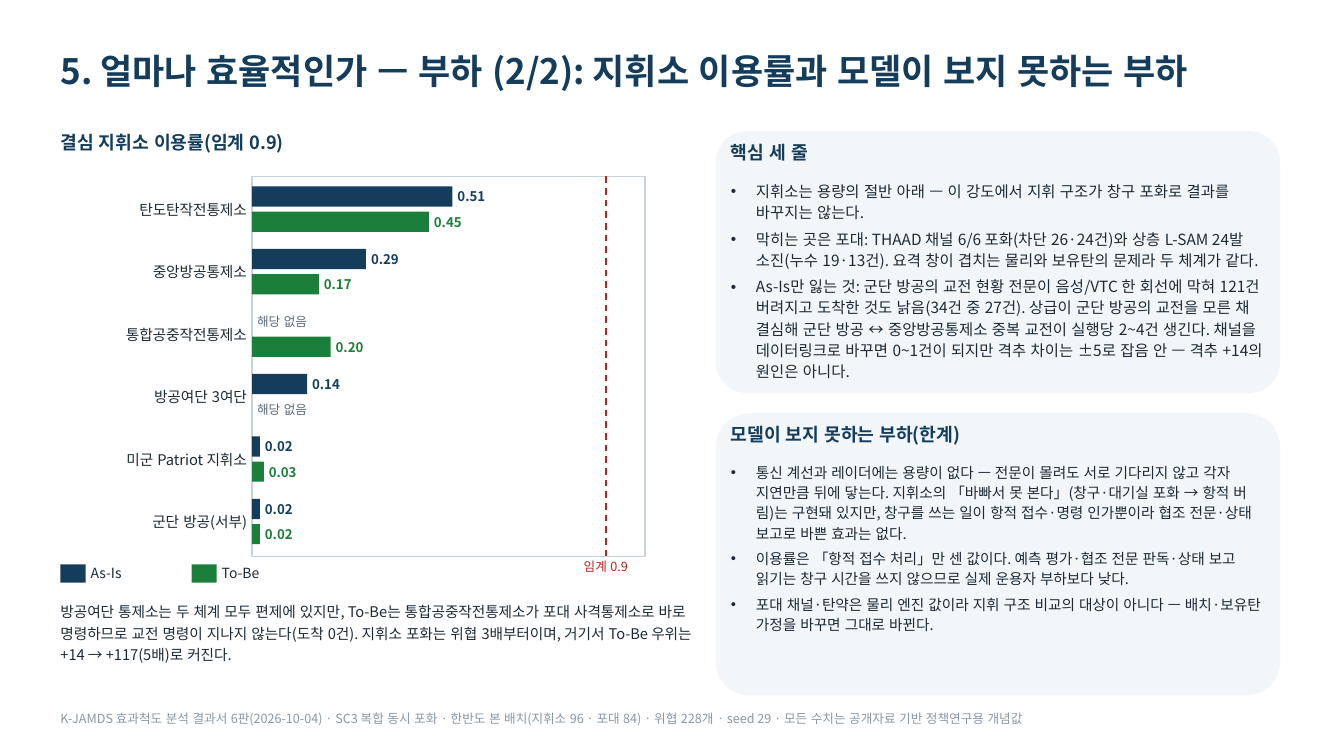
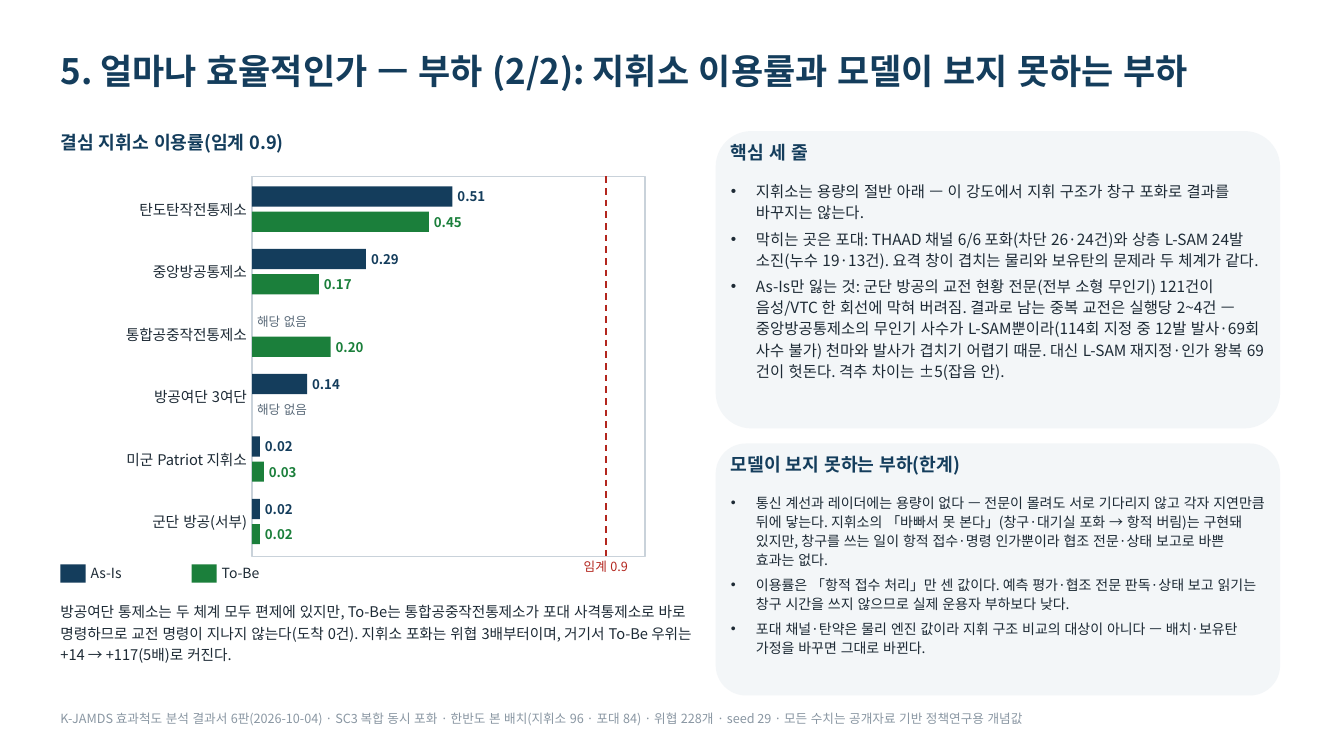
Before and after one commit to DaehyunY00/Air_Defense, a slide deck: slide 9 of K-JAMDS_효과척도_발표정리본.pptx. Drawn at 1344x756 pixels with LibreOffice and Linux fonts; fonts in the diff are those of the drawing. Boxes give left, top, right and bottom in pixels: in the first picture for what was removed or moved away, otherwise in the second. Text is boxed around its words. In the diff, an @@ line names an element or a change of style, - is before the commit and + after.

```diff
--- a/K-JAMDS_효과척도_발표정리본.pptx
+++ b/K-JAMDS_효과척도_발표정리본.pptx
@@ rounded rectangle resized from (x1=716, y1=131, x2=1280, y2=393) to (x1=716, y1=131, x2=1280, y2=429) @@
@@ text at (x1=756, y1=279, x2=1259, y2=380): text changed @@
-• As-Is만 잃는 것: 군단 방공의 교전 현황 전문이 음성/VTC 한 회선에 막혀 121건 버려지고 도착한 것도 낡음(34건 중 27건). 상급이 군단 방공의 교전을 모른 채 결심해 군단 방공 ↔ 중앙방공통제소 중복 교전이 실행당 2~4건 생긴다. 채널을 데이터링크로 바꾸면 0~1건이 되지만 격추 차이는 ±5로 잡음 안 — 격추 +14의 원인은 아니다.
+• As-Is만 잃는 것: 군단 방공의 교전 현황 전문(전부 소형 무인기) 121건이 음성/VTC 한 회선에 막혀 버려짐. 결과로 남는 중복 교전은 실행당 2~4건 — 중앙방공통제소의 무인기 사수가 L-SAM뿐이라(114회 지정 중 12발 발사·69회 사수 불가) 천마와 발사가 겹치기 어렵기 때문. 대신 L-SAM 재지정·인가 왕복 69건이 헛돈다. 격추 차이는 ±5(잡음 안).
@@ rounded rectangle resized from (x1=716, y1=413, x2=1280, y2=696) to (x1=716, y1=444, x2=1280, y2=696) @@
@@ text "모델이 보지 못하는 부하(한계)" moved from (x1=731, y1=425, x2=960, y2=445) to (x1=731, y1=455, x2=960, y2=475) @@
@@ text "통신 계선과 레이더에는 용량이 없다 ..." moved from (x1=756, y1=466, x2=1261, y2=631) to (x1=756, y1=496, x2=1264, y2=654) @@
@@ text "통신 계선과 레이더에는 용량이 없다 ..." at (x1=756, y1=496, x2=1264, y2=654): size 10.5 to 10 pt @@
```
Also in this commit, not shown: 7 other files.
